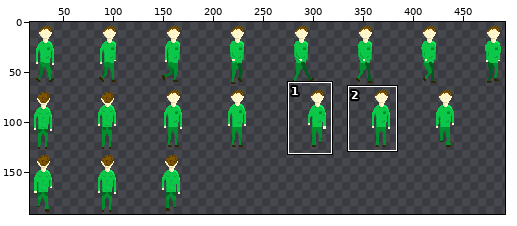
Sprite sheet -- Texture/player/walking_player_sheet.png. The first picture is a wide view before the edit; the outline marks the close-up.
Close-up. First the earlier version:
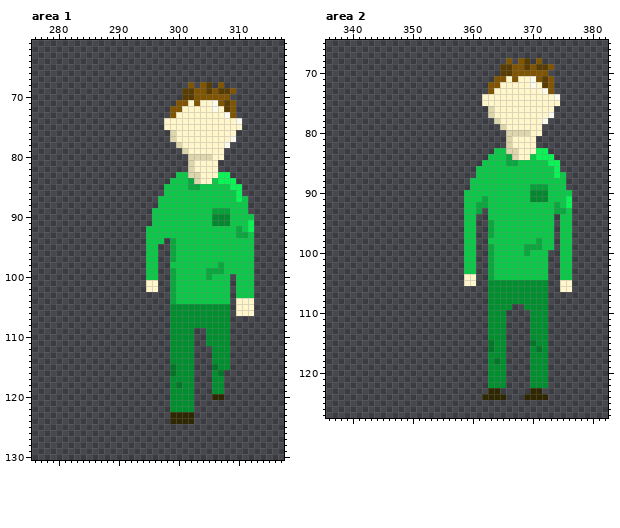
The file is 512x192 pixels. Pixels under 10% opacity are left out. Shown: area 1: x 276..317, y 61..130; area 2: x 336..382, y 65..127. The wide view leaves out empty margins. The commit also changed other parts of the picture, which this record leaves out.
Now the later version:
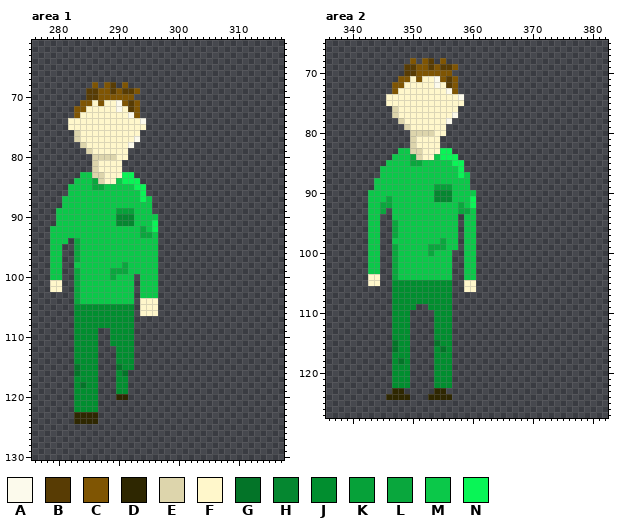
Palette (. is transparent): A #fcfaec  B #583c04  C #7f5503  D #2e2701  E #ddd5ac  F #fff7cb  G #037428  H #058730  J #018e2f  K #06a139  L #09a73d  M #0bc849  N #09f556
Changes in this commit:
Changed rows in their new state; - is an unchanged pixel.
Area 1:
first column x 279:
 68 -------C-CB-C----------.-..-.-----
 69 ------BBCCBCBBC-------.........---
 70 ------BBCCCCCC--------........----
 71 -----CCFCFFACBC------..........---
 72 ----CCFFFFFAFBC-----...........---
 73 ----CFFFFFFFFAC-----...........---
 74 ---FFFFFFFFFFFFA---.............--
 75 ---FFFFFFFFFFFFF---.............--
 76 ----EFFFFFFFFFF-----...........---
 77 ----EFFFFFFFFFA-----...........---
 78 -----EFFFFFFFA-------.........----
 79 ------EFFFFFF---------.......-----
 80 -------EEEEFF----------......-----
 81 -------EFFFF-----------.....------
 82 -------EFFFF-----------.....------
 83 -----MMEEFFFNN-------.........----
 84 ----MMMLEFFMNNN-----...........---
 85 ---MMMMLLMMMMMNN---.............--
 86 ---MMMMMMMMMMMMN---.............--
 87 --MMMMMMMMMMMMMNM-...............-
 88 --MMMMMMMMMMMMMMM-...............-
 89 -MMMMMMMMMMKKKMMM................-
 90 -MMMMMMMMMMHHHMMM-................
 91 -MMMMMMMMMMHHHMMMN................
 92 MMMMMMMMMMMMMMML-N................
 93 MMMMMMMMMMMMMMMLL-................
 94 MMM-LMMMMMMMMMMM--.-..............
 95 MM--LMMMMMMMMMMM----..............
 96 MM--LMMMMMMMMMMM----..............
 97 MM--LMMMMMMMMMMM----..............
 98 MM--MMMMMMMMLMMM----..............
 99 MM--LMMMMMLLLMMM----..............
100 MM--LMMMMMLMMM-M----..........-...
101 FF--LMMMMMMMMM-MMM--..........-...
102 FF--LMMMMMMMMM-MMM--..........-...
103 ----LMMMMMMMMM-MMM--..........-...
104 ----LMMMMMMMMM-FFF--..........-...
105 ----JJJJJJJJJJ-FFF--..........-...
106 ----JJJJJJJJJJ-FFF--..........-...
107 ----JJJJJJJJJJ------..........----
108 ----JJJJJJJJJJ------..........----
109 ----JJJJ--JJJJ------....--....----
110 ----JJJJ--JJJJ------....--....----
111 ----JJJJ--JJJJ------....--....----
112 ----JJJJ---JJJ------....---...----
113 ----JJJJ---JJJ------....---...----
114 ----JJJJ---JJJ------....---...----
115 ----GJJJ---GJJ------....---...----
116 ----GJJJ---JG-------....---..-----
117 ----JJJJ---JJ-------....---..-----
118 ----JGJJ---JJ-------....---..-----
119 ----JJJJ---JJ-------....---..-----
120 ----JJJJ---DD-------....---..-----
121 ----JJJJ------------....----------
122 ----JJJJ------------....----------
123 ----DDDD------------....----------
124 ----DDDD------------....----------
Area 2:
first column x 343:
 68 -------C-CB-C----------.-..-.-----
 69 ------BBCCBCBBC-------.........---
 70 ------BBCCCCCC--------........----
 71 -----CCFCFFACBC------..........---
 72 ----CCFFFFFAFBC-----...........---
 73 ----CFFFFFFFFAC-----...........---
 74 ---FFFFFFFFFFFFA---.............--
 75 ---FFFFFFFFFFFFF---.............--
 76 ----EFFFFFFFFFF-----...........---
 77 ----EFFFFFFFFFA-----...........---
 78 -----EFFFFFFFA-------.........----
 79 ------EFFFFFF---------.......-----
 80 -------EEEEFF----------......-----
 81 -------EFFFF-----------.....------
 82 -------EFFFF-----------.....------
 83 -----MMEEFFFNN-------.........----
 84 ----MMMLEFFMNNN-----...........---
 85 ---MMMMLLMMMMMNN---.............--
 86 --MMMMMMMMMMMMMN--..............--
 87 --MMMMMMMMMMMMMNM-...............-
 88 -MMMMMMMMMMMMMMMM................-
 89 -MMMMMMMMMMKKKMMM................-
 90 MMMMMMMMMMMHHHMM--................
 91 MMMLMMMMMMMHHHMM-N................
 92 MMLLMMMMMMMMMMML-N................
 93 MML-MMMMMMMMMMMLL-.-..............
 94 MM--MMMMMMMMMMM-----...........-..
 95 MM--LMMMMMMMMMM-----...........-..
 96 MM--LMMMMMMMMMM-----...........-..
 97 MM--LMMMMMMMMMM-----...........-..
 98 MM--MMMMMMMMLMM-----...........-..
 99 MM--LMMMMMLLLMM-----...........-..
100 MM--LMMMMMLMMM------..........--..
101 MM--LMMMMMMMMM------..........--..
102 MM--LMMMMMMMMM------..........--..
103 MM--LMMMMMMMMM------..........--..
104 FF--LMMMMMMMMM--MM--..........--..
105 FF--JJJJJJJJJJ------..........--..
106 ----JJJJJJJJJJ--FF--..........--..
107 ----JJJJJJJJJJ------..........----
108 ----JJJJJJJJJJ------..........----
109 ----JJJJ--JJJJ------....--....----
110 ----JJJ----JJJ------...----...----
111 ----JJJ----JJJ------...----...----
112 ----JJJ----JJJ------...----...----
113 ----JJJ----JJJ------...----...----
114 ----JJJ----JJJ------...----...----
115 ----GJJ----GJJ------...----...----
116 ----GJJ----JGJ------...----...----
117 ----JJJ----JJJ------...----...----
118 ----JGJ----JJJ------...----...----
119 ----JJJ----JJJ------...----...----
120 ----JJJ----JJJ------...----...----
121 ----JJJ----JJJ------...----...----
122 ----JJJ----JJJ------...----...----
123 ----DD-----DD-------..-----..-----
124 ---DDDD---DDDD-----....---....----
Changed places in both close-ups, as pixel boxes (x1, y1, x2, y2):
changed: (50, 82, 254, 424)
changed: (368, 58, 572, 400)
